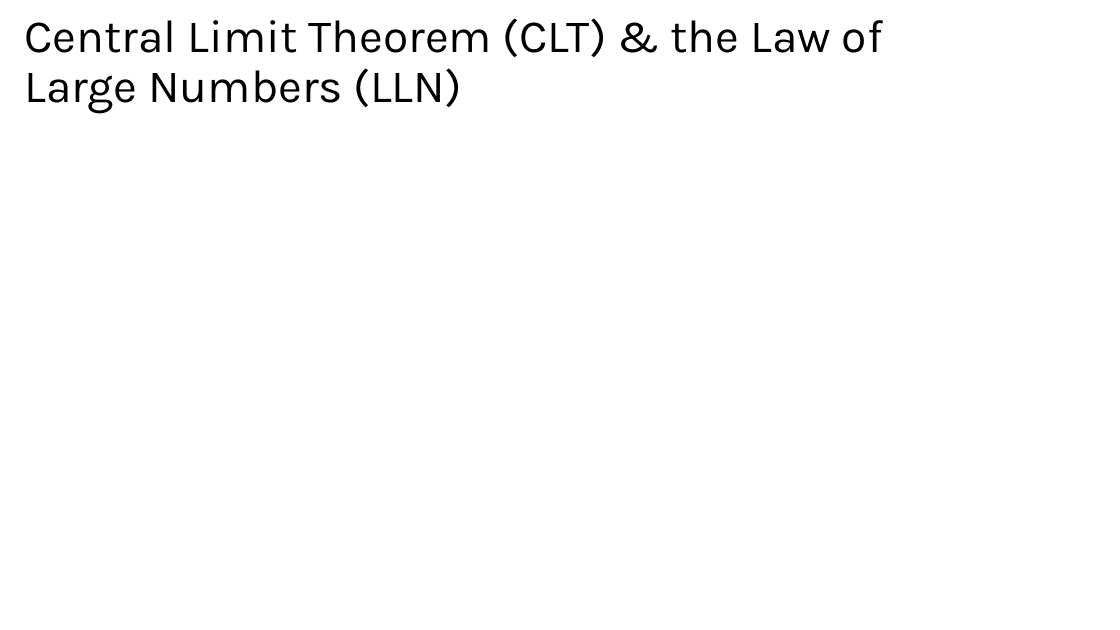
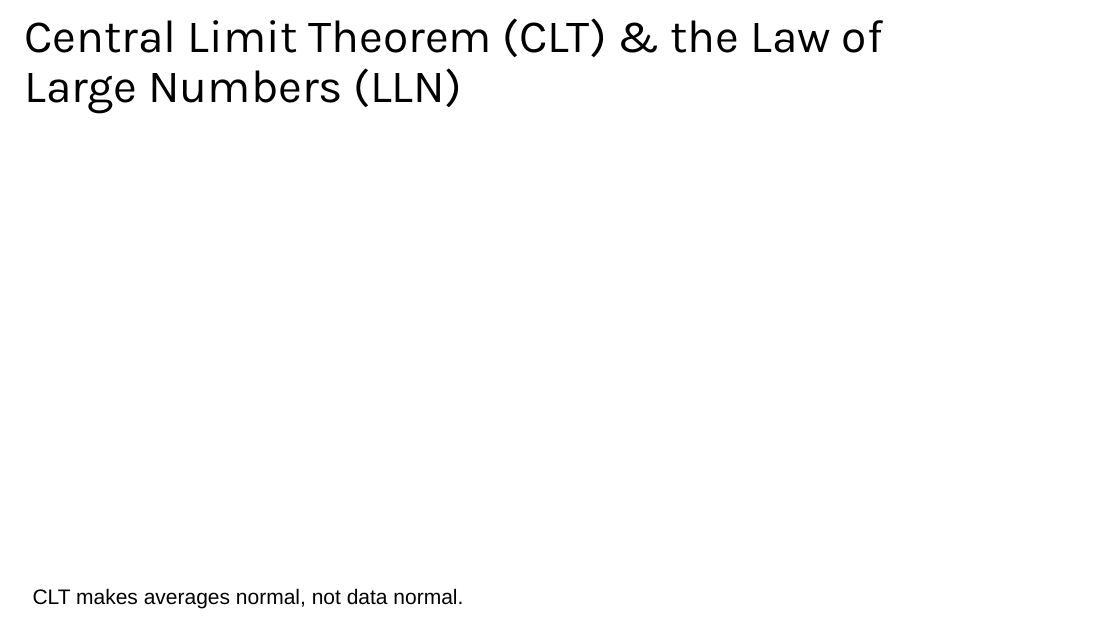
Before and after one commit to issues-osu/statsii-spring2026, a slide deck: slide 23 of slides/dummy/dummy_vars2026.pptx (slide 16 before the commit). Drawn at 1120x630 pixels with LibreOffice and Linux fonts; fonts in the diff are those of the drawing; grey boxes stand for pictures. Boxes give left, top, right and bottom in pixels: in the first picture for what was removed or moved away, otherwise in the second. Text is boxed around its words. In the diff, an @@ line names an element or a change of style, - is before the commit and + after.

```diff
--- a/slides/dummy/dummy_vars2026.pptx
+++ b/slides/dummy/dummy_vars2026.pptx
@@ text added at [33,588,463,609], 18 pt, text #000000 @@
+CLT makes averages normal, not data normal.
```
Also in this commit, not shown: 15 other slides changed, 7 slides added, 3 other files.
